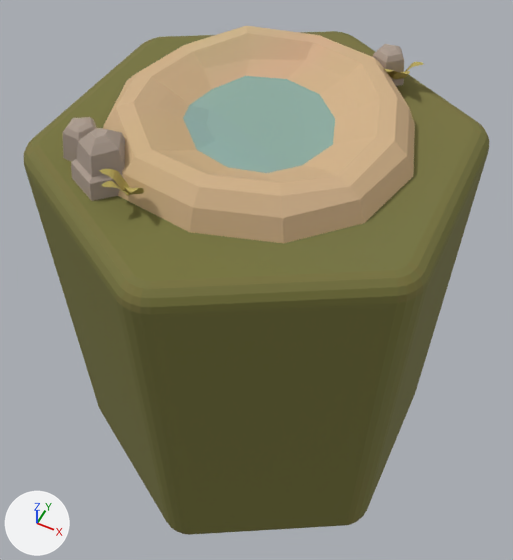
Renders of the glTF model public/models/Hex-projects.glb from each side of a commit.
Both versions are drawn from a 50 mm lens placed at (1.07, -2.16, 1.64), pointed at (-0.01, -0.01, -1.05). The axes (+X, +Y, +Z) are drawn at lower left. The lights are the same throughout.

Names of what the first picture shows: 'Cylinder', 'Sphere.029_Material.001_0'.
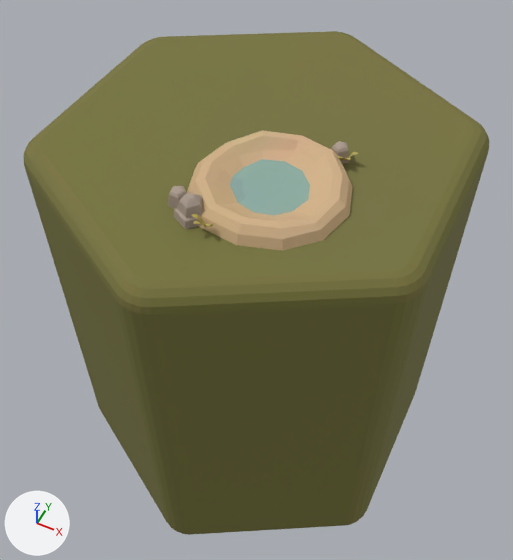
Patch to the scene script:
```diff
--- a/public/models/Hex-projects.glb.py
+++ b/public/models/Hex-projects.glb.py
@@ ob_sphere_029_material_001_0 @@
 ob_sphere_029_material_001_0 = bpy.data.objects.new('Sphere.029_Material.001_0', me_sphere_029_material_001_0)
-ob_sphere_029_material_001_0.location = (0.0, 0.0, 0.0)
+ob_sphere_029_material_001_0.location = (0.196, -0.305, -0.08)
+ob_sphere_029_material_001_0.scale = (0.488, 0.488, 0.488)
```

Where the change shows, as pixel boxes (x1, y1, x2, y2) in the pictures (513 x 560 px):
'Sphere.029_Material.001_0', moved, rescaled (47% narrower, 44% shorter): before (62, 26, 424, 243); after (168, 130, 359, 251)
